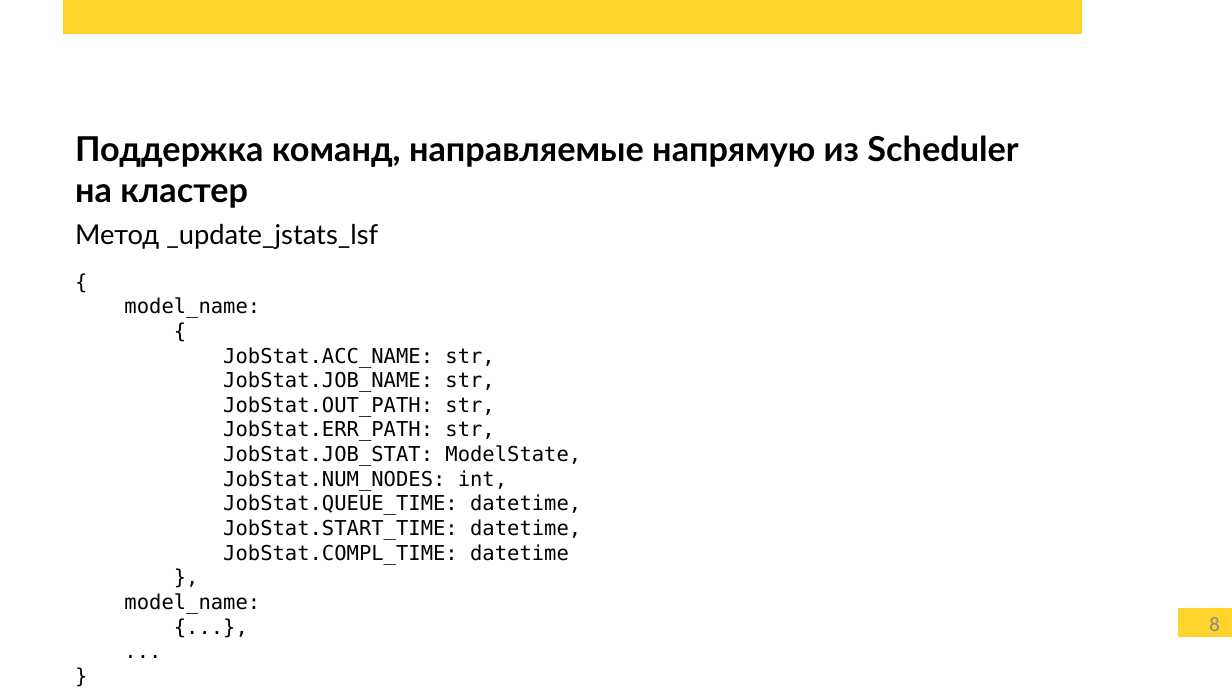
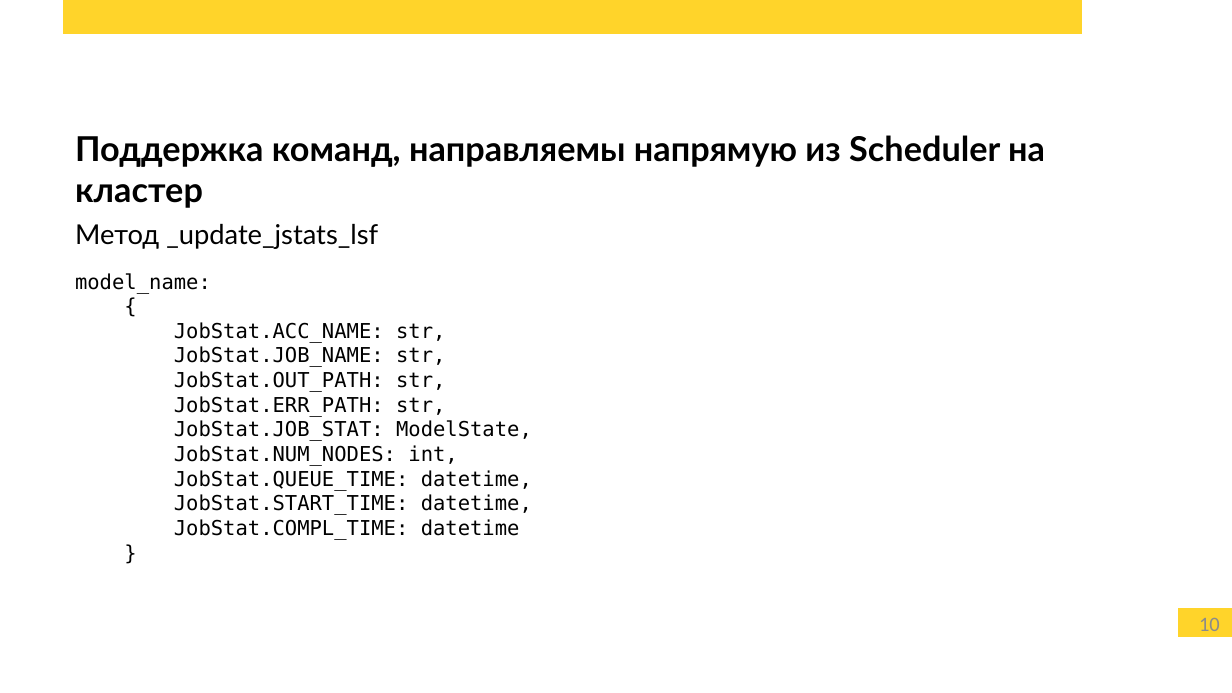
Before and after one commit to alz610/master-coursework, a slide deck: slide 10 of presentation/presentation.odp (slide 8 before the commit). Drawn at 1232x693 pixels with LibreOffice and Linux fonts; fonts in the diff are those of the drawing; background and template pictures are left out. Boxes give left, top, right and bottom in pixels: in the first picture for what was removed or moved away, otherwise in the second. Text is boxed around its words. In the diff, an @@ line names an element or a change of style, - is before the commit and + after.

```diff
--- a/presentation/presentation.odp
+++ b/presentation/presentation.odp
@@ text at box(75, 135, 1045, 208): text changed @@
-Поддержка команд, направляемые напрямую из Scheduler на кластер
+Поддержка команд, направляемы напрямую из Scheduler на кластер
@@ text at box(75, 273, 532, 540): paragraph removed @@
-{
@@ text at box(124, 593, 260, 614): paragraphs removed @@
-},
-model_name:
-{...},
-...
@@ page number at box(1199, 618, 1220, 631): text changed @@
-8
+10
```
Also in this commit, not shown: 4 other slides changed, 5 slides added, 7 other files.
